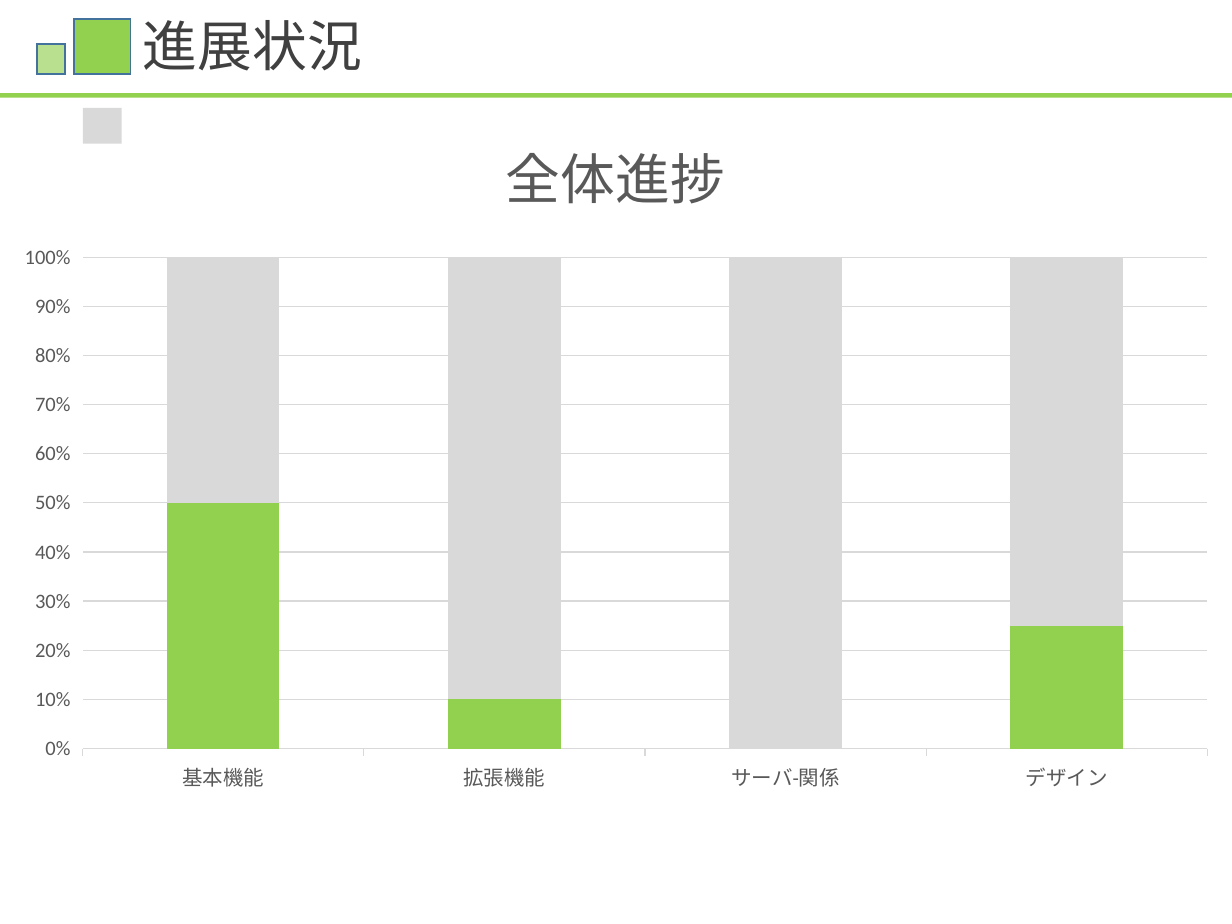
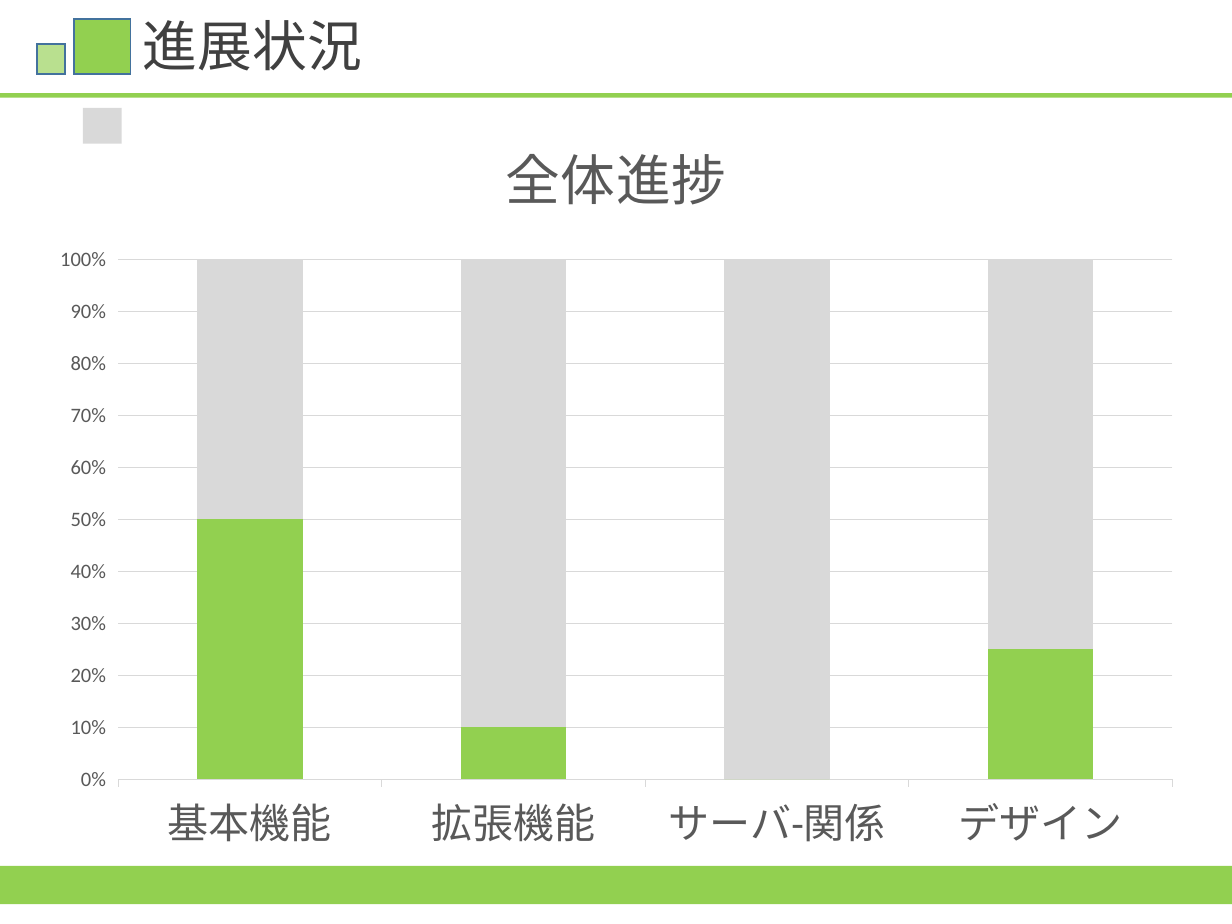
Before and after one commit to HamuroAC/Hamfile, a slide deck: slide 16 of 資料/発表資料.pptx (slide 13 before the commit). Drawn at 1232x924 pixels with LibreOffice and Linux fonts; fonts in the diff are those of the drawing. Boxes give left, top, right and bottom in pixels: in the first picture for what was removed or moved away, otherwise in the second. Text is boxed around its words. In the diff, an @@ line names an element or a change of style, - is before the commit and + after.

```diff
--- a/資料/発表資料.pptx
+++ b/資料/発表資料.pptx
@@ column stacked 100% chart at [37,97,1195,866] @@
@@ category axis changed @@
@@ column stacked 100% chart: place and size @@
-column stacked 100% chart at [0,97,1232,806]
+column stacked 100% chart at [37,97,1195,866]
@@ rectangle added at [0,866,1232,904], fill #92D050 @@
```
Also in this commit, not shown: 4 other slides changed, 4 slides added, 1 slide removed.
